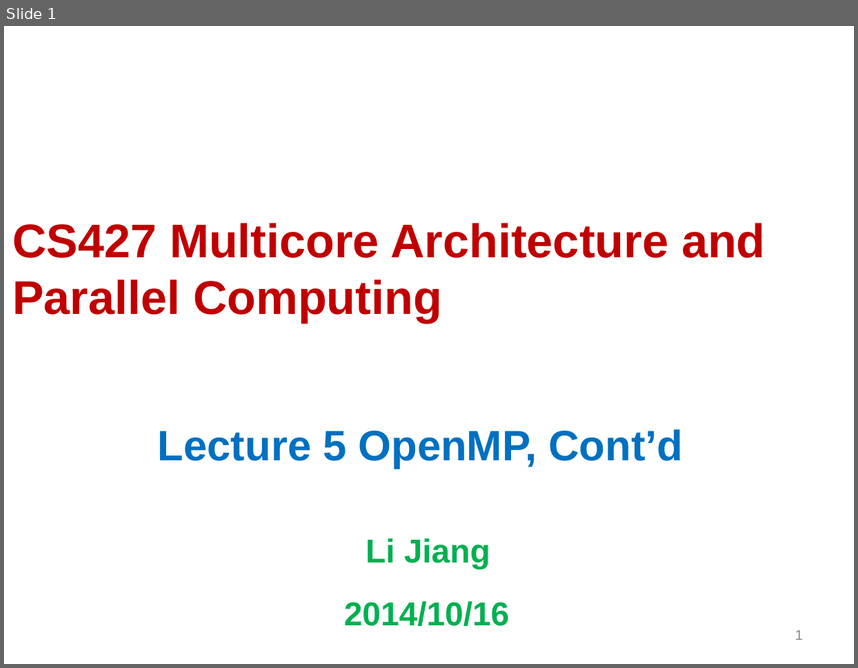
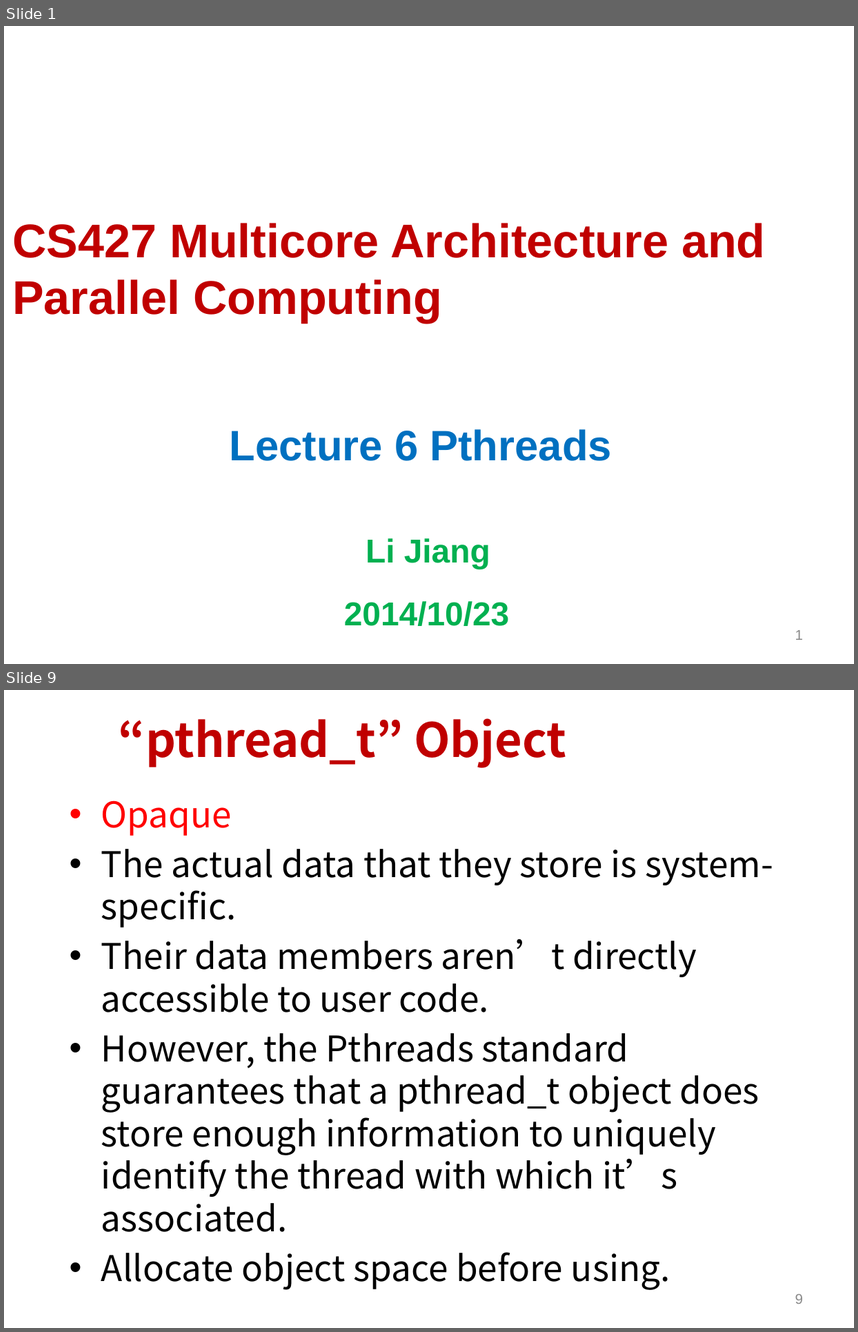
Before and after one commit to Tevic/CS427, a slide deck: files/Lecture05.pptx. Shown one above the other, each under a label of ours: slide 1 before the commit, slides 1 and 9 after it; the slides between them are not shown. The pictures are 858x668 and 858x1332 pixels, drawn with LibreOffice and Linux fonts; fonts in the diff are those of the drawing; background and template pictures are left out. Boxes give left, top, right and bottom in pixels: in the first picture for what was removed or moved away, otherwise in the second. Text is boxed around its words. In the diff, an @@ line names an element or a change of style, - is before the commit and + after.

```diff
--- a/files/Lecture05.pptx
+++ b/files/Lecture05.pptx
@@ slide 9 added at (4,690,854,1328), background #FFFFFF @@
@@ title added at (119,718,566,768), 40 pt, text #C00000, bold @@
+“pthread_t” Object
@@ text added at (101,800,773,1281), 30 pt, text #000000 @@
+• Opaque
+• The actual data that they store is system-specific.
+• Their data members aren’t directly accessible to user code.
+• However, the Pthreads standard guarantees that a pthread_t object does store enough information to uniquely identify the thread with which it’s associated.
+• Allocate object space before using.
@@ page number added at (795,1294,803,1303), 12 pt, text #898989 @@
+9
@@ slide 1 changed as well @@
@@ subtitle at (230,429,611,461): text changed @@
-Lecture 5 OpenMP, Cont’d
+Lecture 6 Pthreads
@@ subtitle at (344,601,510,626): text changed @@
-2014/10/16
+2014/10/23
```
Also in this commit, not shown: 1 other slide changed, 48 other slides added, 43 slides removed, 15 other files.
